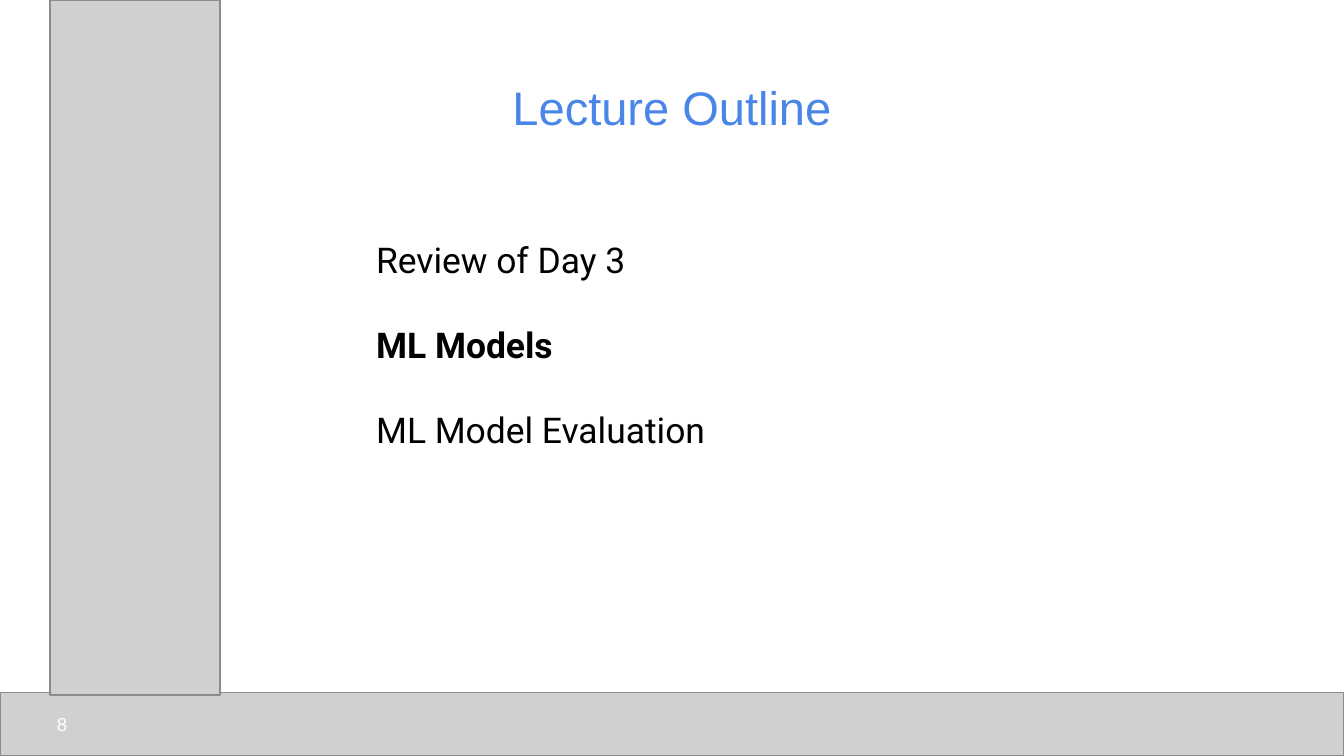
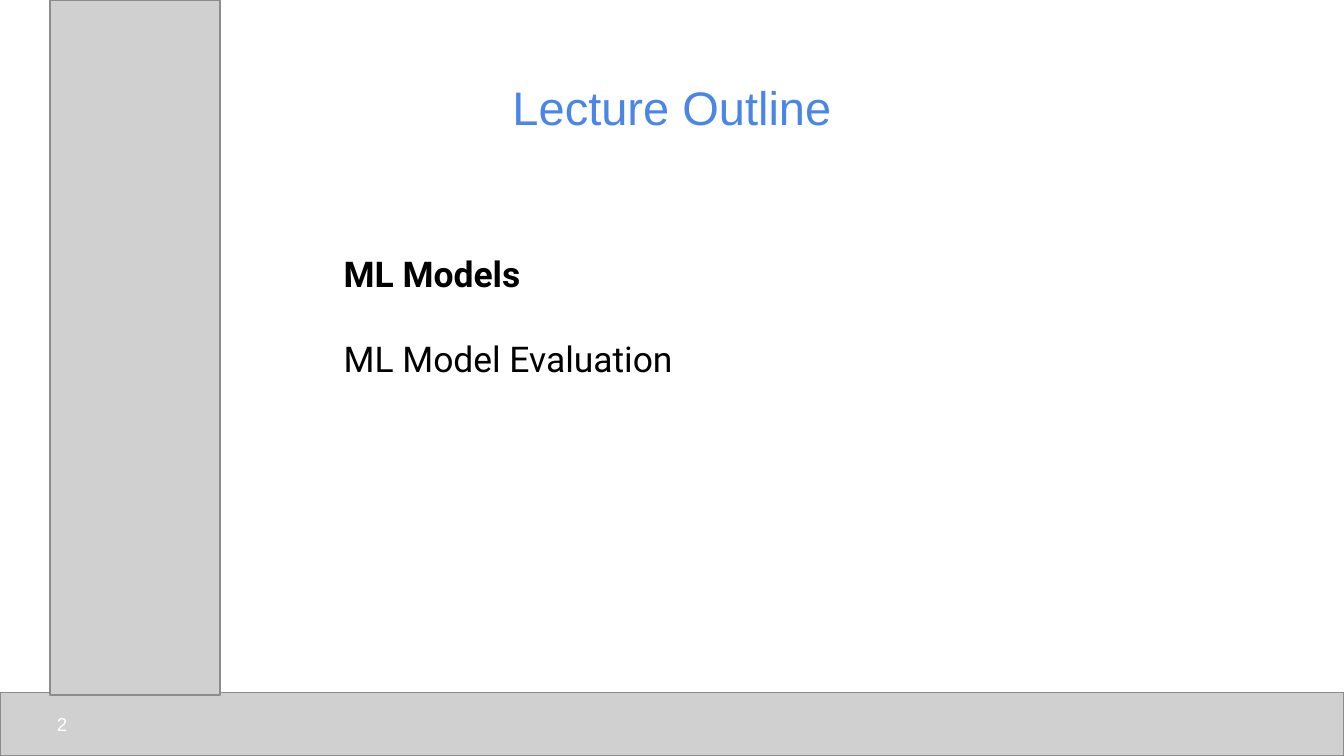
Before and after one commit to udel-cbcb/NIGMS-Sandbox-UD, a slide deck: slide 2 of Submodule_4/Lectures/Submodule_4_Lecture_1_ML_Models_and_Model_Evaluation.pptx (slide 8 before the commit). Drawn at 1344x756 pixels with LibreOffice and Linux fonts; fonts in the diff are those of the drawing; grey boxes stand for pictures. Boxes give left, top, right and bottom in pixels: in the first picture for what was removed or moved away, otherwise in the second. Text is boxed around its words. In the diff, an @@ line names an element or a change of style, - is before the commit and + after.

```diff
--- a/Submodule_4/Lectures/Submodule_4_Lecture_1_ML_Models_and_Model_Evaluation.pptx
+++ b/Submodule_4/Lectures/Submodule_4_Lecture_1_ML_Models_and_Model_Evaluation.pptx
@@ text "ML Models": place and size @@
-text "ML Models" at <box>376,246,705,444</box>
+text "ML Models" at <box>344,260,672,373</box>
@@ text at <box>376,246,625,281</box>: paragraph removed @@
-Review of Day 3
@@ page number at <box>57,718,67,731</box>: text changed @@
-8
+2
```
Also in this commit, not shown: 1 other slide changed, 7 slides removed, 1 other file.
